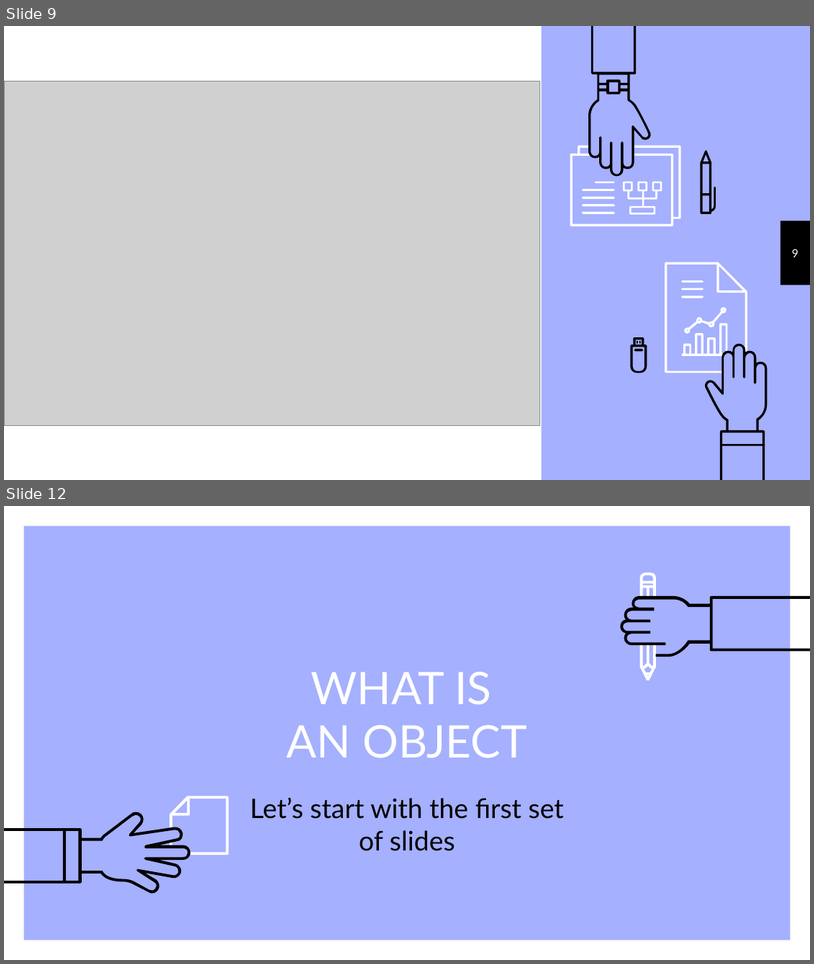
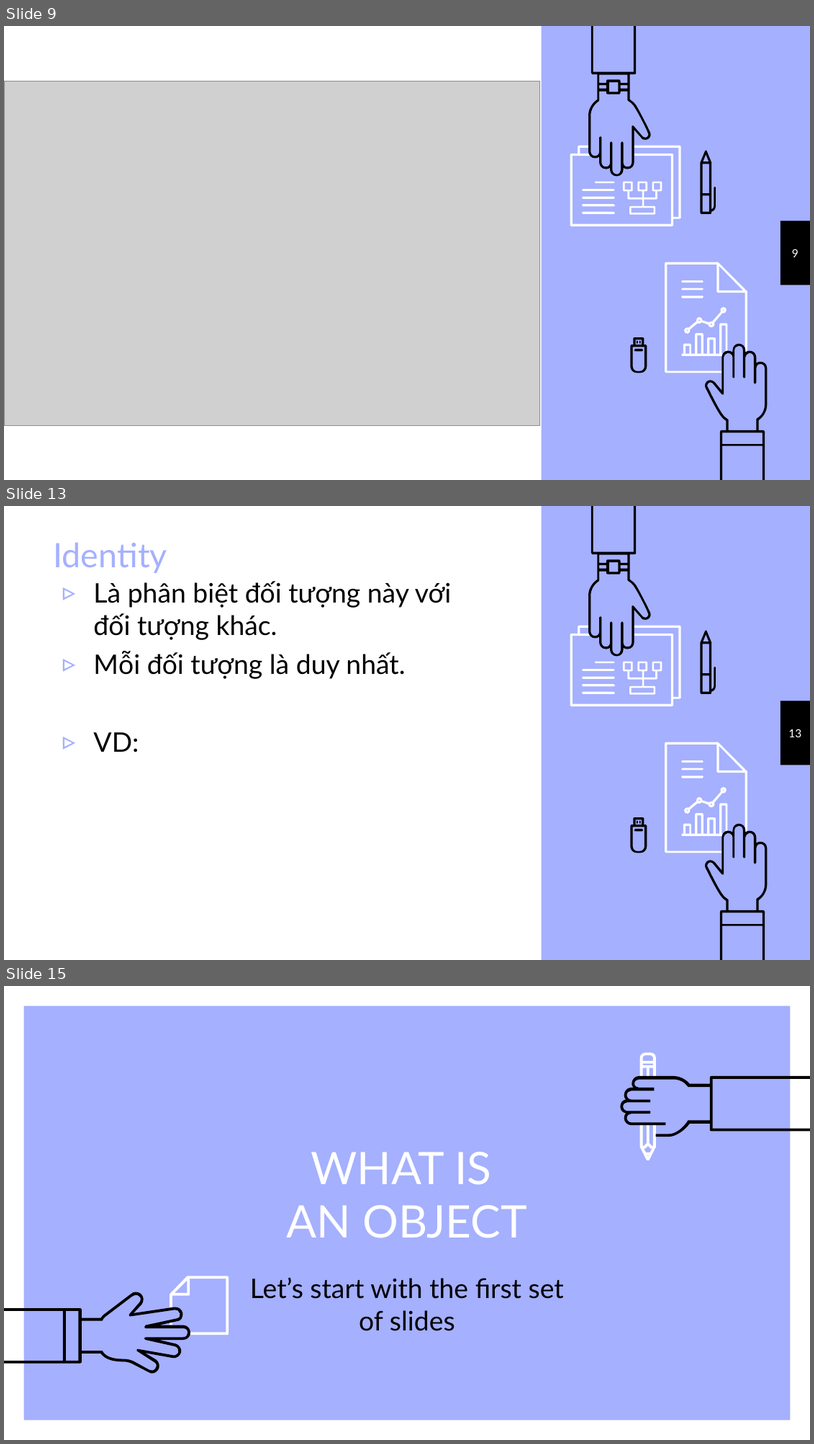
Before and after one commit to VoLeKhanhDuy/XDPM_HDT, a slide deck: chuong 4.pptx. Shown one above the other, each under a label of ours: slides 9 and 12 before the commit, slides 9, 13 and 15 after it; the slides between them are not shown. The pictures are 814x964 and 814x1444 pixels, drawn with LibreOffice and Linux fonts; fonts in the diff are those of the drawing; grey boxes stand for pictures. Boxes give left, top, right and bottom in pixels: in the first picture for what was removed or moved away, otherwise in the second. Text is boxed around its words. In the diff, an @@ line names an element or a change of style, - is before the commit and + after.

```diff
--- a/chuong 4.pptx
+++ b/chuong 4.pptx
@@ slide 13 added at [4,506,810,960], background #A5B0FE; not listed: 22 template elements that a slide beside it also shows @@
@@ title added at [53,543,167,573], 30 pt, text #A5B0FE @@
+Identity
@@ text added at [93,581,452,752], 24 pt, text #000000 @@
+▹ Là phân biệt đối tượng này với đối tượng khác.
+▹ Mỗi đối tượng là duy nhất.
+▹ VD:
@@ page number added at [789,728,802,737], 10 pt, text #FFFFFF @@
+13
@@ what was slide 12 is now slide 15 @@
```
Also in this commit, not shown: 6 slides changed, 2 other slides added, 2 other files.
